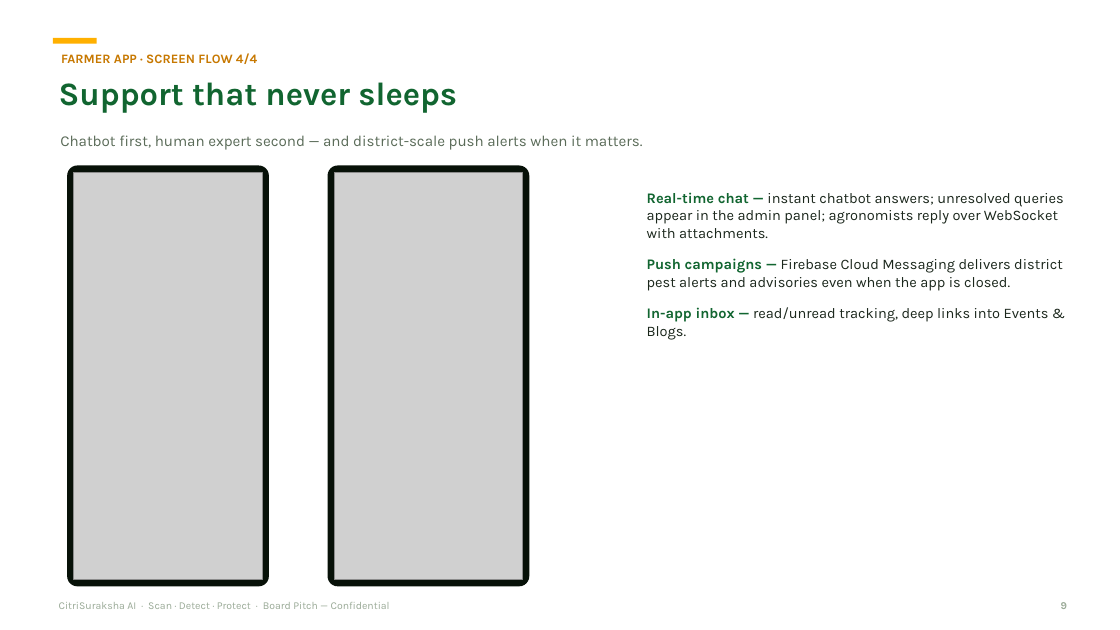
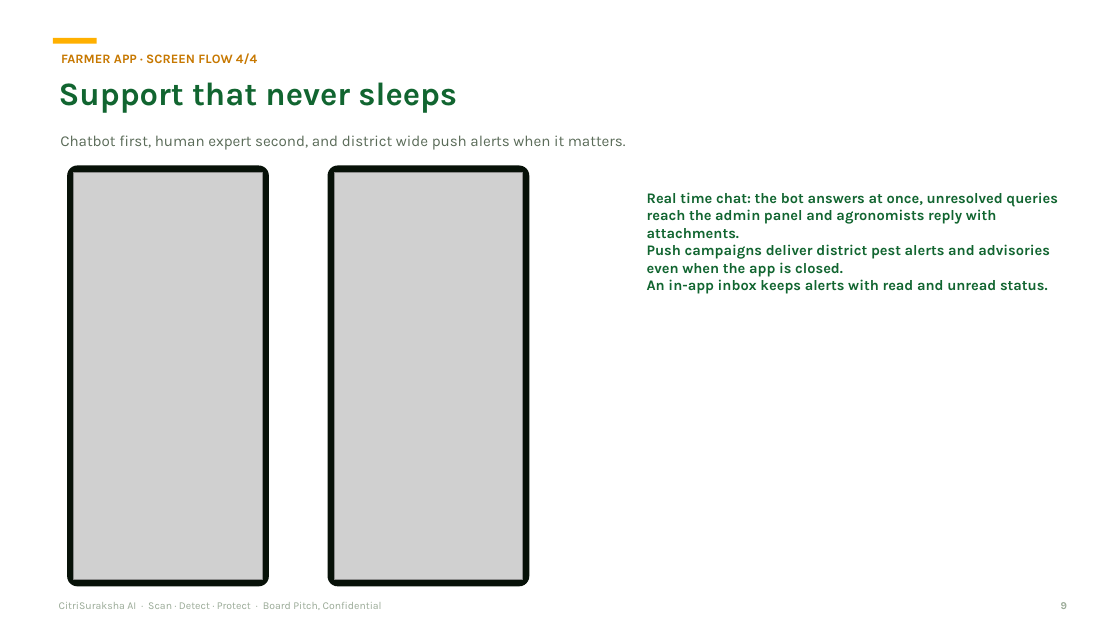
Before and after one commit to jagthapsaurabh/citrisurksha_ai, a slide deck: slide 9 of docs/pitch/CitriSuraksha_AI_Board_Pitch.pptx. Drawn at 1120x630 pixels with LibreOffice and Linux fonts; fonts in the diff are those of the drawing; grey boxes stand for pictures. Boxes give left, top, right and bottom in pixels: in the first picture for what was removed or moved away, otherwise in the second. Text is boxed around its words. In the diff, an @@ line names an element or a change of style, - is before the commit and + after.

Commit message:
Board deck copy: human voice, no versions/counts, ops line removed, no em-dashes (humanize_deck.py, idempotent)

```diff
--- a/docs/pitch/CitriSuraksha_AI_Board_Pitch.pptx
+++ b/docs/pitch/CitriSuraksha_AI_Board_Pitch.pptx
@@ text at box(60, 135, 626, 150): text changed @@
-Chatbot first, human expert second — and district-scale push alerts when it matters.
+Chatbot first, human expert second, and district wide push alerts when it matters.
@@ text at box(647, 192, 1058, 294): text changed; text colour #1B271C to #116530; bold on @@
-Real-time chat — instant chatbot answers; unresolved queries appear in the admin panel; agronomists reply over WebSocket with attachments.
-Push campaigns — Firebase Cloud Messaging delivers district pest alerts and advisories even when the app is closed.
-In-app inbox — read/unread tracking, deep links into Events & Blogs.
+Real time chat: the bot answers at once, unresolved queries reach the admin panel and agronomists reply with attachments.
+Push campaigns deliver district pest alerts and advisories even when the app is closed.
+An in-app inbox keeps alerts with read and unread status.
@@ text at box(59, 602, 382, 610): text changed @@
-CitriSuraksha AI · Scan · Detect · Protect · Board Pitch — Confidential
+CitriSuraksha AI · Scan · Detect · Protect · Board Pitch, Confidential
```
Also in this commit, not shown: 25 other slides changed, 1 other file.
